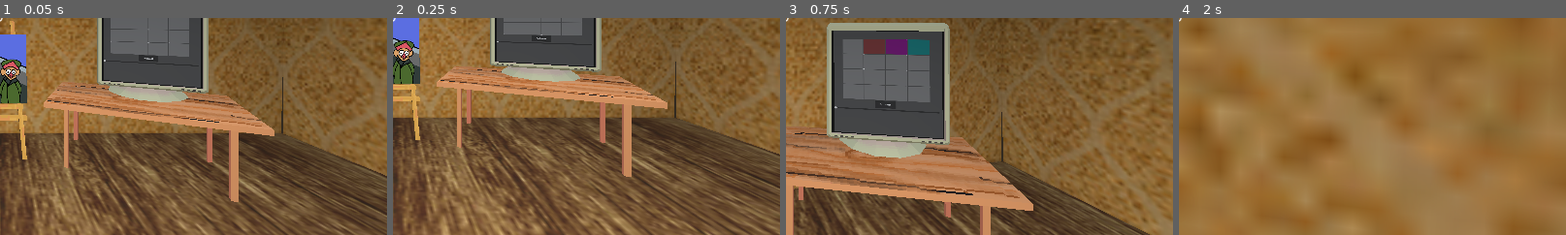
Above: before the commit, frames 1-4 (left to right).
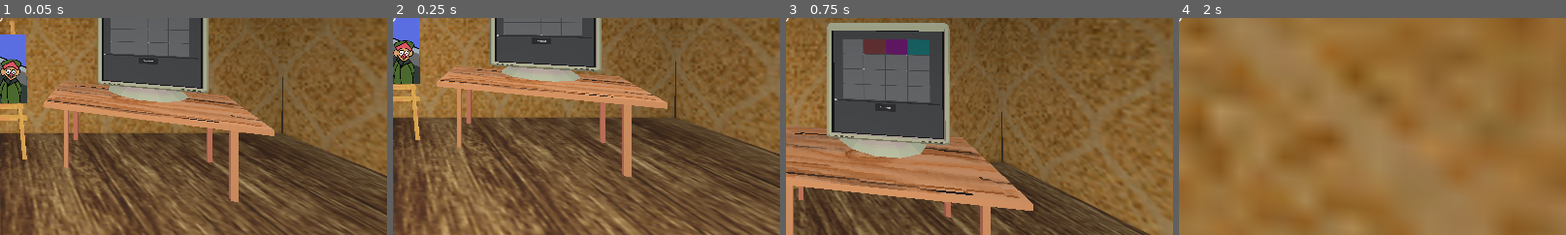
Above: after the commit, the same moments.

Repository: PedroSteinmacherEngelhardt/harder-paint
Game: Godot game, scene res://demo.tscn
Two runs of this game, one before a commit and one after it. Both use one fixed random seed, a clock stepped at 60 frames per second and the inputs below. The engine's default icon, where the game draws it, is replaced by a stand-in: a white triangle on a blue panel in a dark square.
Inputs (mouse positions are % of the whole screen's width and height, from its top left):
- Up to frame 1 (0.05 s): no input
- Up to frame 2 (0.25 s): no input
- Up to frame 3 (0.75 s): tap Enter (ui_accept) at 0.5 s; move the mouse to (55, 50) at 0.52 s; press the mouse at (55, 50) at 0.53 s; hold W (up) from 0.53 s (still down)
- Up to frame 4 (2 s): keep holding W (up); tap Enter (ui_accept) at 0.77, 1.52 s; move the mouse to (45, 50) at 1.27 s; release the mouse at (45, 50) at 1.28 s; click (45, 50) at 1.35 s
The pictures show only the part of the screen within x 50-100%, y 50-100%; the shares and areas given below are measured in that part.

The runs differ from the first frame. In frame 1, less than 0.1% of the frame differs, in the area x 26-40%, y 16-21%; in frame 2, less than 0.1%, in the area x 26-40%, y 7-12%; in frame 3, less than 0.1%; in frame 4, nothing differs.

Commit message:
interface is over (probably)(

Diff:
--- a/inteface.gd
+++ b/inteface.gd
@@ -1,4 +1,6 @@
 extends Control
+
+signal submit
 
 
 func _on_color_button_pega_a_cor_ai(cor: Color) -> void:
@@ -7,3 +9,7 @@
 
 func _on_h_slider_value_changed(value: float) -> void:
 	Painter.thickness = value
+
+
+func _on_submit_button_pressed() -> void:
+	submit.emit()
--- a/inteface.tscn
+++ b/inteface.tscn
@@ -87,18 +87,18 @@
 [node name="ColorButton4" parent="VBoxContainer/HBoxContainer4" instance=ExtResource("2_oaqxs")]
 layout_mode = 2
 
-[node name="Button" type="Button" parent="VBoxContainer"]
+[node name="HSlider" type="HSlider" parent="VBoxContainer"]
+layout_mode = 2
+min_value = 1.0
+max_value = 20.0
+value = 1.0
+
+[node name="SubmitButton" type="Button" parent="VBoxContainer"]
 custom_minimum_size = Vector2(100, 50)
 layout_mode = 2
 size_flags_horizontal = 4
 size_flags_vertical = 4
 text = "Submit"
-
-[node name="HSlider" type="HSlider" parent="VBoxContainer"]
-layout_mode = 2
-min_value = 1.0
-max_value = 20.0
-value = 1.0
 
 [connection signal="pega_a_cor_ai" from="VBoxContainer/HBoxContainer/ColorButton" to="." method="_on_color_button_pega_a_cor_ai"]
 [connection signal="pega_a_cor_ai" from="VBoxContainer/HBoxContainer/ColorButton2" to="." method="_on_color_button_pega_a_cor_ai"]
@@ -117,3 +117,4 @@
 [connection signal="pega_a_cor_ai" from="VBoxContainer/HBoxContainer4/ColorButton3" to="." method="_on_color_button_pega_a_cor_ai"]
 [connection signal="pega_a_cor_ai" from="VBoxContainer/HBoxContainer4/ColorButton4" to="." method="_on_color_button_pega_a_cor_ai"]
 [connection signal="value_changed" from="VBoxContainer/HSlider" to="." method="_on_h_slider_value_changed"]
+[connection signal="pressed" from="VBoxContainer/SubmitButton" to="." method="_on_submit_button_pressed"]
